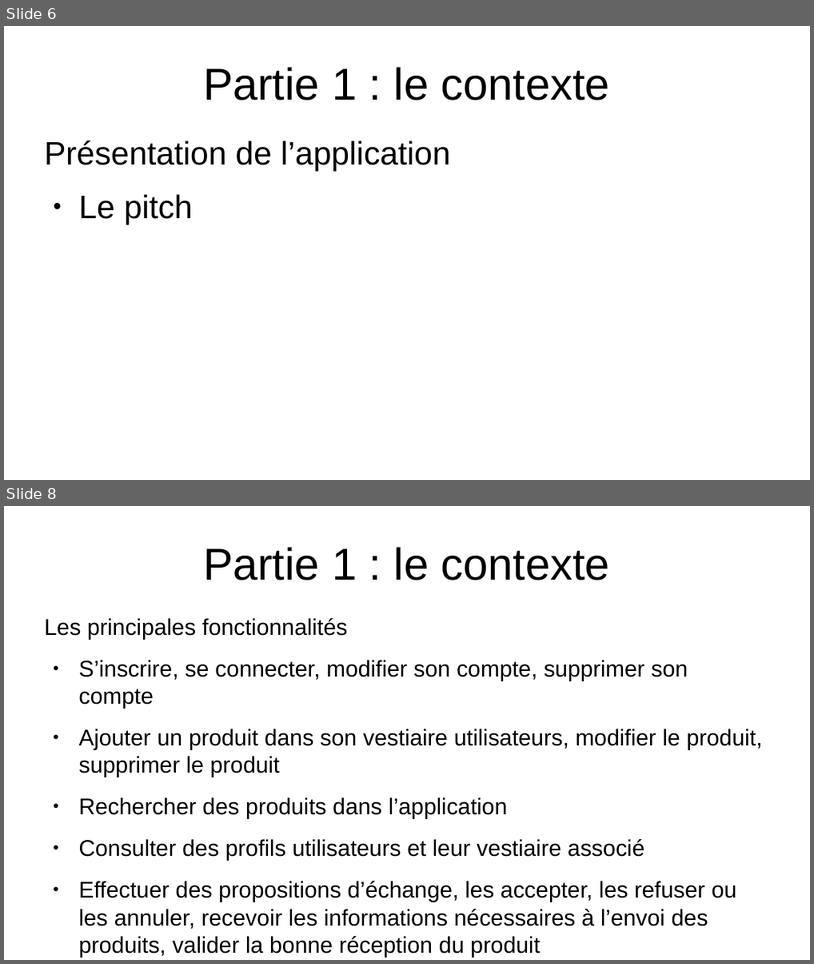
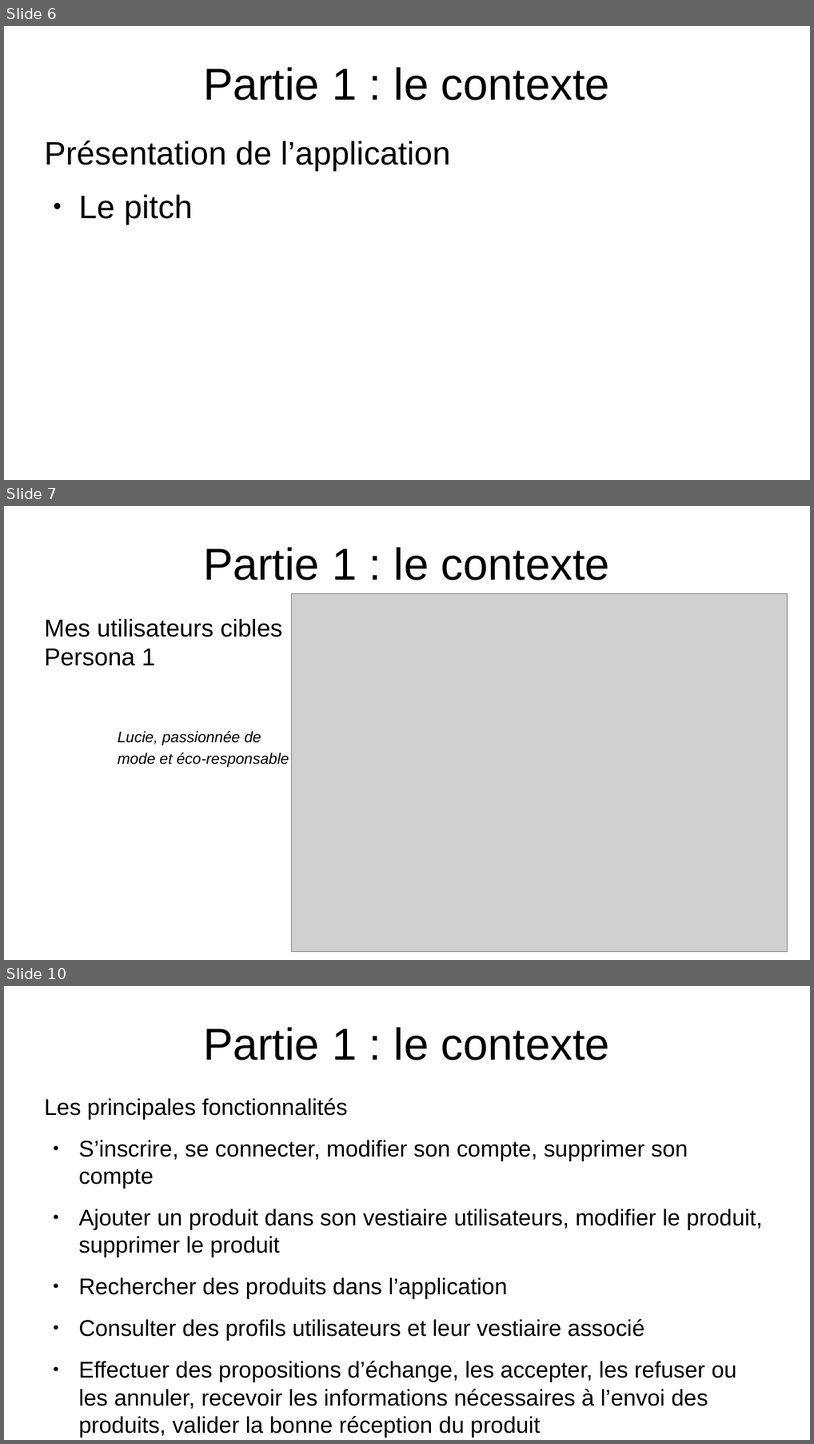
Before and after one commit to EmmaBroudic/Projet-Nooky, a slide deck: doc/Nooky.odp. Shown one above the other, each under a label of ours: slides 6 and 8 before the commit, slides 6, 7 and 10 after it; the slides between them are not shown. The pictures are 814x964 and 814x1444 pixels, drawn with LibreOffice and Linux fonts; fonts in the diff are those of the drawing; grey boxes stand for pictures. Boxes give left, top, right and bottom in pixels: in the first picture for what was removed or moved away, otherwise in the second. Text is boxed around its words. In the diff, an @@ line names an element or a change of style, - is before the commit and + after.

```diff
--- a/doc/Nooky.odp
+++ b/doc/Nooky.odp
@@ slide 7 added at [4,506,810,960], background #FFFFFF @@
@@ title added at [203,547,610,580], 44 pt, text #000000 @@
+Partie 1 : le contexte
@@ picture added at [292,594,788,952] @@
@@ text added at [44,619,290,767], 15 pt, text #000000, italic @@
+Mes utilisateurs cibles
+Persona 1
+Lucie, passionnée de
+mode et éco-responsable
@@ what was slide 8 is now slide 10 @@
```
Also in this commit, not shown: 6 slides changed, 8 other slides added, 1 slide removed, 7 other files.
